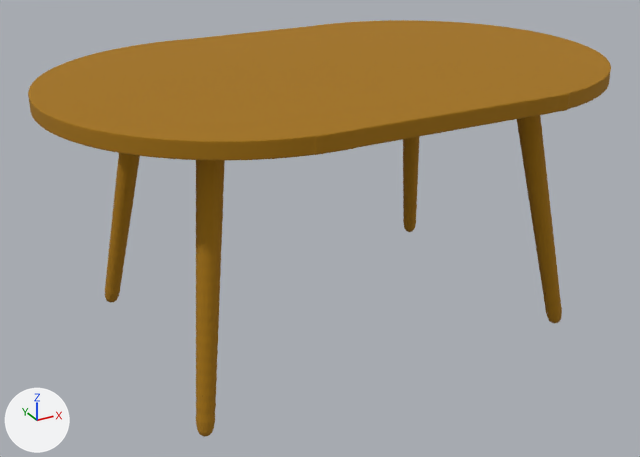
Two versions of the OBJ model public/Tisch/tisch.obj, one commit apart.
Rendered twice from a 50 mm lens placed at (-15.42, -22.49, 14.26), pointed at (-5.45, -4.37, 5.2). Arrows for +X, +Y and +Z are at lower left; the lights stay in place. Where no turn or scale is listed for an object, it has been applied to the vertices.

In view in the first picture: '282337_23_05_24_18_01_18_1', '282337_23_05_24_18_01_18_2'.
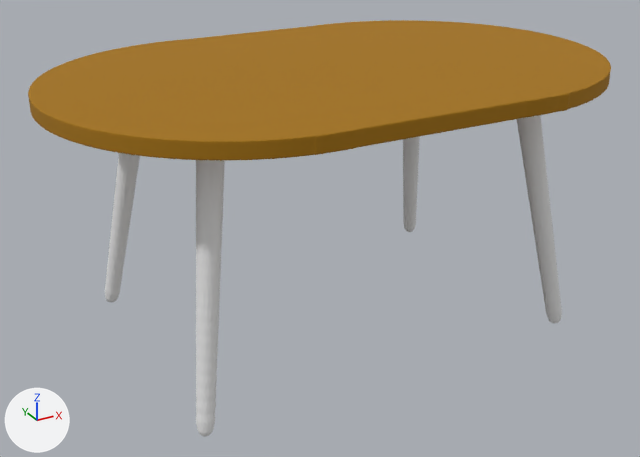
Boxes (x1, y1, x2, y2) around the edits, measured in the pictures (640 x 457 px):
'282337_23_05_24_18_01_18_1', recoloured (brown to grey)
    both: (105, 115, 562, 437)

Patch to the scene script:
```diff
--- a/public/Tisch/tisch.obj.py
+++ b/public/Tisch/tisch.obj.py
@@ mat_tisch @@
+mat_tisch = principled_material('tisch')
+mat_tisch.base_color = (0.8, 0.8, 0.8)  # white #e7e7e7
+mat_tisch.roughness = 1.0
@@ me_282337_23_05_24_18_01_18_1 @@
 me_282337_23_05_24_18_01_18_1.from_pydata(...)  # 4008 vertices, 8000 faces; spans x -10.21..-0.02, y -7.82..-0.64, z 2.61..9.17
-me_282337_23_05_24_18_01_18_1.materials.append(mat_282337_23_05_24_18_01_18_1)  # picture img_282337_23_05_24_18_01_18_1_color_png
+me_282337_23_05_24_18_01_18_1.materials.append(mat_tisch)  # white #e7e7e7
```
